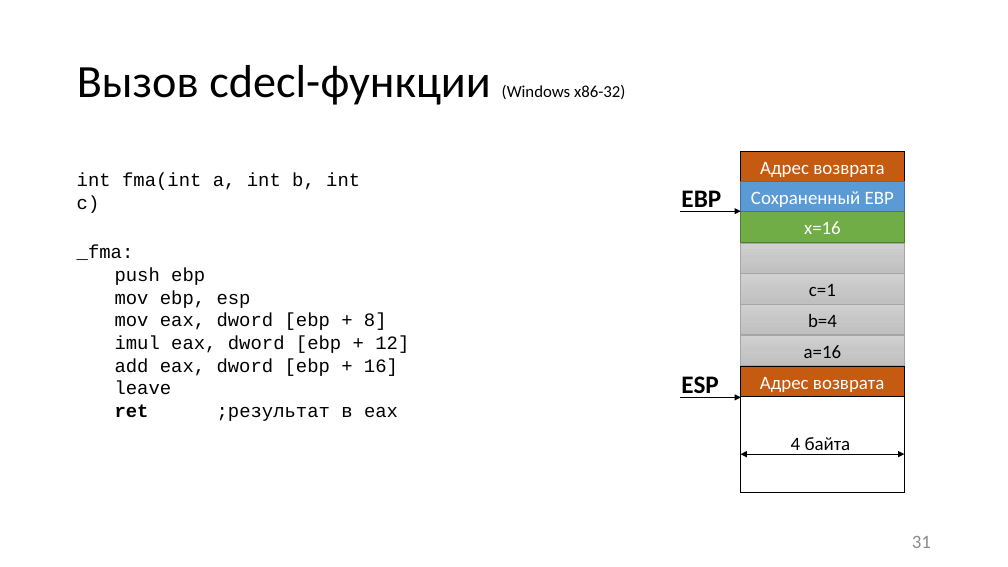
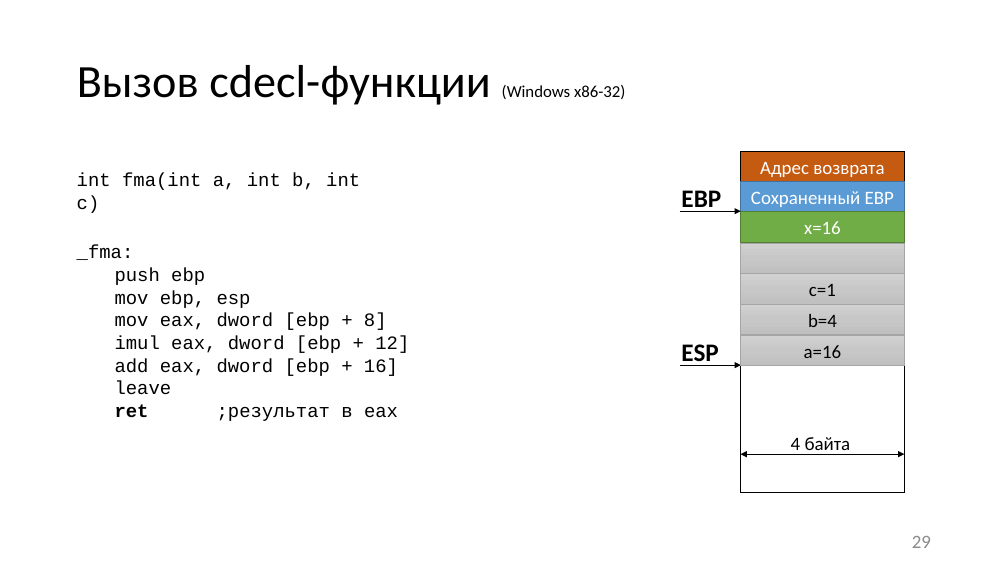
Before and after one commit to itsecd/low-level-programming, a slide deck: slide 29 of Lectures/3.Calling_conventions/Lecture3.pptx (slide 31 before the commit). Drawn at 1008x567 pixels with LibreOffice and Linux fonts; fonts in the diff are those of the drawing. Boxes give left, top, right and bottom in pixels: in the first picture for what was removed or moved away, otherwise in the second. Text is boxed around its words. In the diff, an @@ line names an element or a change of style, - is before the commit and + after.

```diff
--- a/Lectures/3.Calling_conventions/Lecture3.pptx
+++ b/Lectures/3.Calling_conventions/Lecture3.pptx
@@ text "ESP": place and size @@
-text "ESP" at bbox=[681, 376, 718, 398]
+text "ESP" at bbox=[681, 344, 718, 366]
@@ arrow moved from (680, 398) - (741, 398) to (680, 365) - (741, 365) @@
@@ rectangle removed at bbox=[740, 367, 904, 397] @@
-Адрес возврата
@@ page number at bbox=[912, 536, 931, 548]: text changed @@
-31
+29
```
Also in this commit, not shown: 17 other slides changed, 1 slide added, 9 other files.
